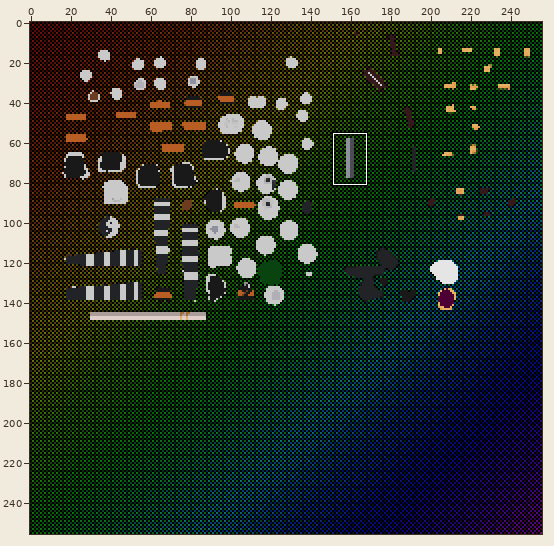
Sprite sheet, stored at Assets/Art/Textures/blackLion_tex.png. The picture above shows the old version from afar; the outline marks the close-up.
Close-up. First the earlier version:
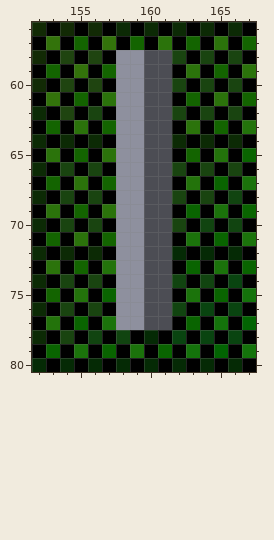
The file is 256x256 pixels. Colours within 5 levels of each other are drawn and written as one. Shown: x 152..167, y 56..80. The commit also changed other parts of the picture, which this record leaves out.
The same view after the edit:
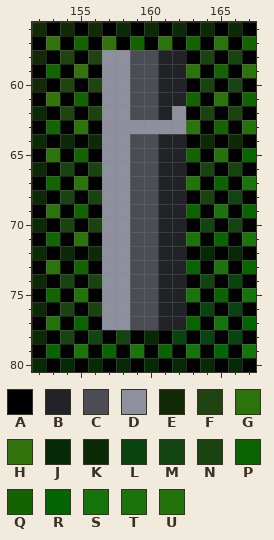
Palette (. is transparent): A #000000  B #222326  C #4c4d54  D #8e909e  E #122a05  F #1f4410  G #2b730b  H #33730b  J #052a05  K #0c2a05  L #094410  M #114410  N #194410  P #096400  Q #136400  R #026402  S #14730b  T #1b730b  U #23730b
Change:
{"y":58,"x":157,"old":"A","new":"D"}
{"y":58,"x":159,"old":"D","new":"C"}
{"y":58,"x":161,"old":"CN","new":"BB"}
{"y":59,"x":157,"old":"Q","new":"D"}
{"y":59,"x":159,"old":"D","new":"C"}
{"y":59,"x":161,"old":"CA","new":"BB"}
{"y":60,"x":157,"old":"A","new":"D"}
{"y":60,"x":159,"old":"D","new":"C"}
{"y":60,"x":161,"old":"CN","new":"BB"}
{"y":61,"x":157,"old":"G","new":"D"}
{"y":61,"x":159,"old":"D","new":"C"}
{"y":61,"x":161,"old":"CA","new":"BB"}
{"y":62,"x":157,"old":"A","new":"D"}
{"y":62,"x":159,"old":"D","new":"C"}
{"y":62,"x":161,"old":"CN","new":"BD"}
{"y":63,"x":157,"old":"Q","new":"D"}
{"y":63,"x":160,"old":"CCA","new":"DDD"}
{"y":64,"x":157,"old":"A","new":"D"}
{"y":64,"x":159,"old":"D","new":"C"}
{"y":64,"x":161,"old":"CK","new":"BB"}
{"y":65,"x":157,"old":"G","new":"D"}
{"y":65,"x":159,"old":"D","new":"C"}
{"y":65,"x":161,"old":"CA","new":"BB"}
{"y":66,"x":157,"old":"A","new":"D"}
{"y":66,"x":159,"old":"D","new":"C"}
{"y":66,"x":161,"old":"CN","new":"BB"}
{"y":67,"x":157,"old":"Q","new":"D"}
{"y":67,"x":159,"old":"D","new":"C"}
{"y":67,"x":161,"old":"CA","new":"BB"}
{"y":68,"x":157,"old":"A","new":"D"}
{"y":68,"x":159,"old":"D","new":"C"}
{"y":68,"x":161,"old":"CN","new":"BB"}
{"y":69,"x":157,"old":"G","new":"D"}
{"y":69,"x":159,"old":"D","new":"C"}
{"y":69,"x":161,"old":"CA","new":"BB"}
{"y":70,"x":157,"old":"A","new":"D"}
{"y":70,"x":159,"old":"D","new":"C"}
{"y":70,"x":161,"old":"CN","new":"BB"}
{"y":71,"x":157,"old":"Q","new":"D"}
{"y":71,"x":159,"old":"D","new":"C"}
{"y":71,"x":161,"old":"CA","new":"BB"}
{"y":72,"x":157,"old":"A","new":"D"}
{"y":72,"x":159,"old":"D","new":"C"}
{"y":72,"x":161,"old":"CJ","new":"BB"}
{"y":73,"x":157,"old":"U","new":"D"}
{"y":73,"x":159,"old":"D","new":"C"}
{"y":73,"x":161,"old":"CA","new":"BB"}
{"y":74,"x":157,"old":"A","new":"D"}
{"y":74,"x":159,"old":"D","new":"C"}
{"y":74,"x":161,"old":"CM","new":"BB"}
{"y":75,"x":157,"old":"P","new":"D"}
{"y":75,"x":159,"old":"D","new":"C"}
{"y":75,"x":161,"old":"CA","new":"BB"}
{"y":76,"x":157,"old":"A","new":"D"}
{"y":76,"x":159,"old":"D","new":"C"}
{"y":76,"x":161,"old":"CM","new":"BB"}
{"y":77,"x":157,"old":"T","new":"D"}
{"y":77,"x":159,"old":"D","new":"C"}
{"y":77,"x":161,"old":"CA","new":"BB"}
{"label":"changed","picture_box":[102,50,186,330]}
